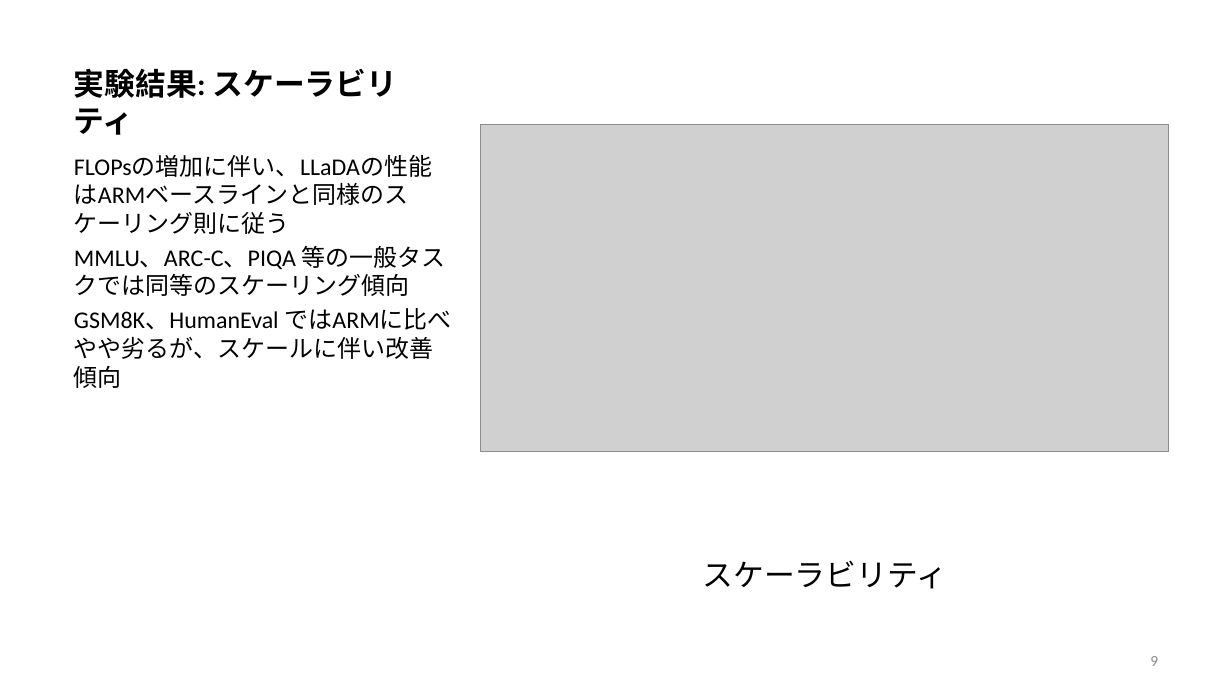
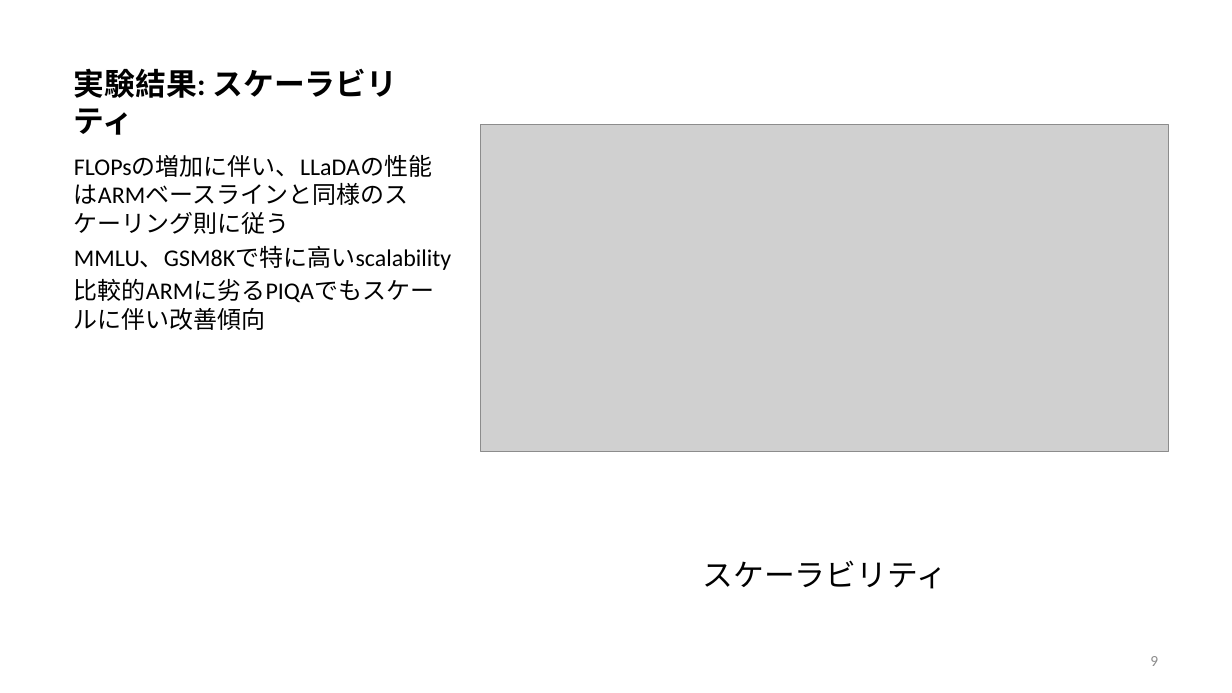
Before and after one commit to frinfo702/research-v1, a slide deck: slide 9 of presentation/decks/LLaDA/LLaDA_ja.pptx. Drawn at 1232x693 pixels with LibreOffice and Linux fonts; fonts in the diff are those of the drawing; grey boxes stand for pictures. Boxes give left, top, right and bottom in pixels: in the first picture for what was removed or moved away, otherwise in the second. Text is boxed around its words. In the diff, an @@ line names an element or a change of style, - is before the commit and + after.

```diff
--- a/presentation/decks/LLaDA/LLaDA_ja.pptx
+++ b/presentation/decks/LLaDA/LLaDA_ja.pptx
@@ text at [74,246,451,303]: text changed @@
-MMLU、ARC-C、PIQA 等の一般タスクでは同等のスケーリング傾向
-GSM8K、HumanEval ではARMに比べやや劣るが、スケールに伴い改善傾向
+MMLU、GSM8Kで特に高いscalability
+比較的ARMに劣るPIQAでもスケールに伴い改善傾向
```
Also in this commit, not shown: 14 other slides changed, 6 other files.
